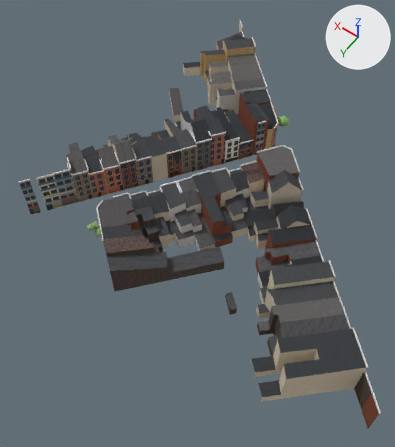
Two versions of the glTF model viewer/districts/2020-kiel/chunks/c_-2_-3.glb, one commit apart.
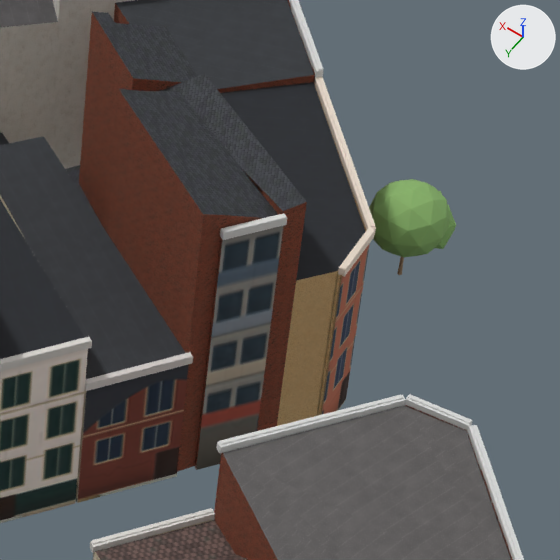
The first picture shows the older version from a 50 mm lens placed at (-360.8, -453.9, 132.9), pointed at (-299.1, -540.3, -2.8). The close-ups show the older and then the newer version on the part from 58% to 77% of the width and 20% to 37% of the height of that picture. Only the edits that show in the close-ups are written down. Every picture has the same lights, and +X, +Y and +Z are marked at upper right. Where no turn or scale is listed for an object, it has been applied to the vertices.

The older version as bpy lines, for what is in view:
```python
me_bldg_6004405873_roof = bpy.data.meshes.new('bldg_6004405873_roof')
me_bldg_6004405873_roof.from_pydata(...)  # 6 vertices, 4 faces; spans x -6.01..6.01, y -6.06..6.06, z -0.08..0.08
me_bldg_6004405873_roof.materials.append(mat_roof_flat_0)
me_bldg_6004526202_roof = bpy.data.meshes.new('bldg_6004526202_roof')
me_bldg_6004526202_roof.from_pydata(...)  # 16 vertices, 12 faces; spans x -9.0..9.0, y -7.2..7.2, z -3.4..3.4
me_bldg_6004526202_roof.materials.append(mat_roof_flat_0)
me_tree_broad_1 = bpy.data.meshes.new('tree_broad_1')
me_tree_broad_1.from_pydata(...)  # an icosphere of 80 faces spanning x -1.97..2.04, y -1.8..2.21, z -0.93..2.65; a 6-sided cut cone along z (radius 0.12 at the low end, 0.06 at the high end) spanning x -0.09..0.15, y 0.09..0.32, z -2.65..-0.76; an icosphere of 20 faces spanning x -1.37..1.07, y -2.11..0.32, z -0.57..1.76; an icosphere of 20 faces spanning x -2.06..0.38, y -1.7..0.74, z -0.78..1.54
me_tree_broad_1.materials.append(mat_tree_vc)
ob_bldg_6004405873_roof = bpy.data.objects.new('bldg_6004405873_roof', me_bldg_6004405873_roof)
ob_bldg_6004405873_roof.location = (-296.21, -583.16, 10.35)
ob_bldg_6004526202_roof = bpy.data.objects.new('bldg_6004526202_roof', me_bldg_6004526202_roof)
ob_bldg_6004526202_roof.location = (-286.46, -571.88, 6.59)
ob_tree_5137 = bpy.data.objects.new('tree_5137', me_tree_broad_1)
ob_tree_5137.location = (-299.89, -591.01, 2.65)
# also in view: 'bldg_6006421184_roof' at (-312.8, -563.3, 13.7); 'bldg_6006421184_facade2' at (-314.9, -568.5, 7.1); 'bldg_6004405873_facade0' at (-298.5, -585.6, 5.4); 'bldg_6006421184_facade3' at (-318.2, -565.1, 7.1); 'bldg_6006421214' at (-289.4, -589.3, 5.4)
```
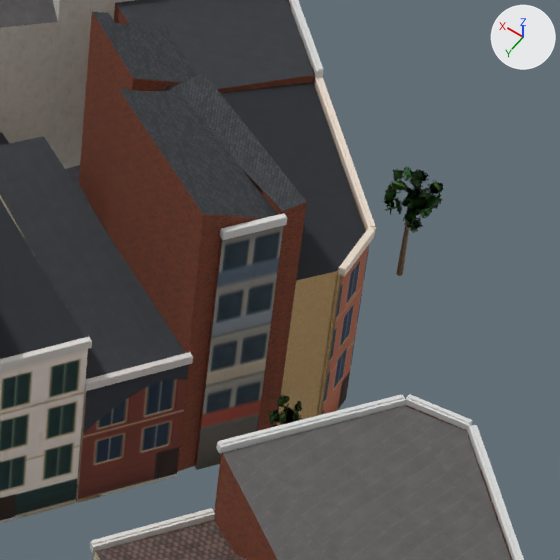
Pixel boxes (x1, y1, x2, y2) of what changed, in the close-ups (560 x 560 px):
'tree_5137', deleted (green)
    before: (369, 179, 456, 275)
'tree_5206', added
    after: (382, 166, 444, 276)
'tree_ornamental_young.004', added
    after: (269, 394, 302, 428)

Patch to the scene script:
```diff
--- a/viewer/districts/2020-kiel/chunks/c_-2_-3.glb.py
+++ b/viewer/districts/2020-kiel/chunks/c_-2_-3.glb.py
@@ img_leaf_atlas @@
+img_leaf_atlas = load_image('leaf_atlas', '_unpacked/leaf_atlas', 512, 512, 'sRGB')
@@ mat_canopy_tree @@
+mat_canopy_tree = bpy.data.materials.new('canopy_tree')
+# uses the picture img_leaf_atlas
@@ me_tree_ornamental_young @@
+me_tree_ornamental_young.from_pydata(...)  # 257 vertices, 154 faces; spans x -0.66..0.66, y -0.57..0.57, z -1.0..1.0
+me_tree_ornamental_young.materials.append(mat_canopy_tree)
@@ me_tree_broad_young @@
+me_tree_broad_young.from_pydata(...)  # 269 vertices, 160 faces; spans x -1.7..1.58, y -1.69..1.79, z -3.45..3.45
+me_tree_broad_young.materials.append(mat_canopy_tree)
@@ ob_tree_5137 @@
-ob_tree_5137 = bpy.data.objects.new('tree_5137', me_tree_broad_1)
-ob_tree_5137.location = (-299.89, -591.01, 2.65)
@@ ob_tree_ornamental_young_004 @@
+ob_tree_ornamental_young_004 = bpy.data.objects.new('tree_ornamental_young.004', me_tree_ornamental_young)
+ob_tree_ornamental_young_004.parent = ob_trees__2__3__c__2__3
+ob_tree_ornamental_young_004.location = (6.45, -4.363, 2.603)
+ob_tree_ornamental_young_004.rotation_euler = (0.0, 0.0, -2.589)  # degrees (0, 0, -148)
+ob_tree_ornamental_young_004.scale = (1.45, 1.45, 2.6)
@@ ob_trees__2__3__c__2__3 @@
+ob_trees__2__3__c__2__3 = bpy.data.objects.new('trees_-2_-3__c_-2_-3', None)
+ob_trees__2__3__c__2__3.location = (-308.7, -571.3, 0.0)
@@ ob_tree_5206 @@
+ob_tree_5206 = bpy.data.objects.new('tree_5206', me_tree_broad_young)
+ob_tree_5206.location = (-299.88, -590.86, 3.45)
```
